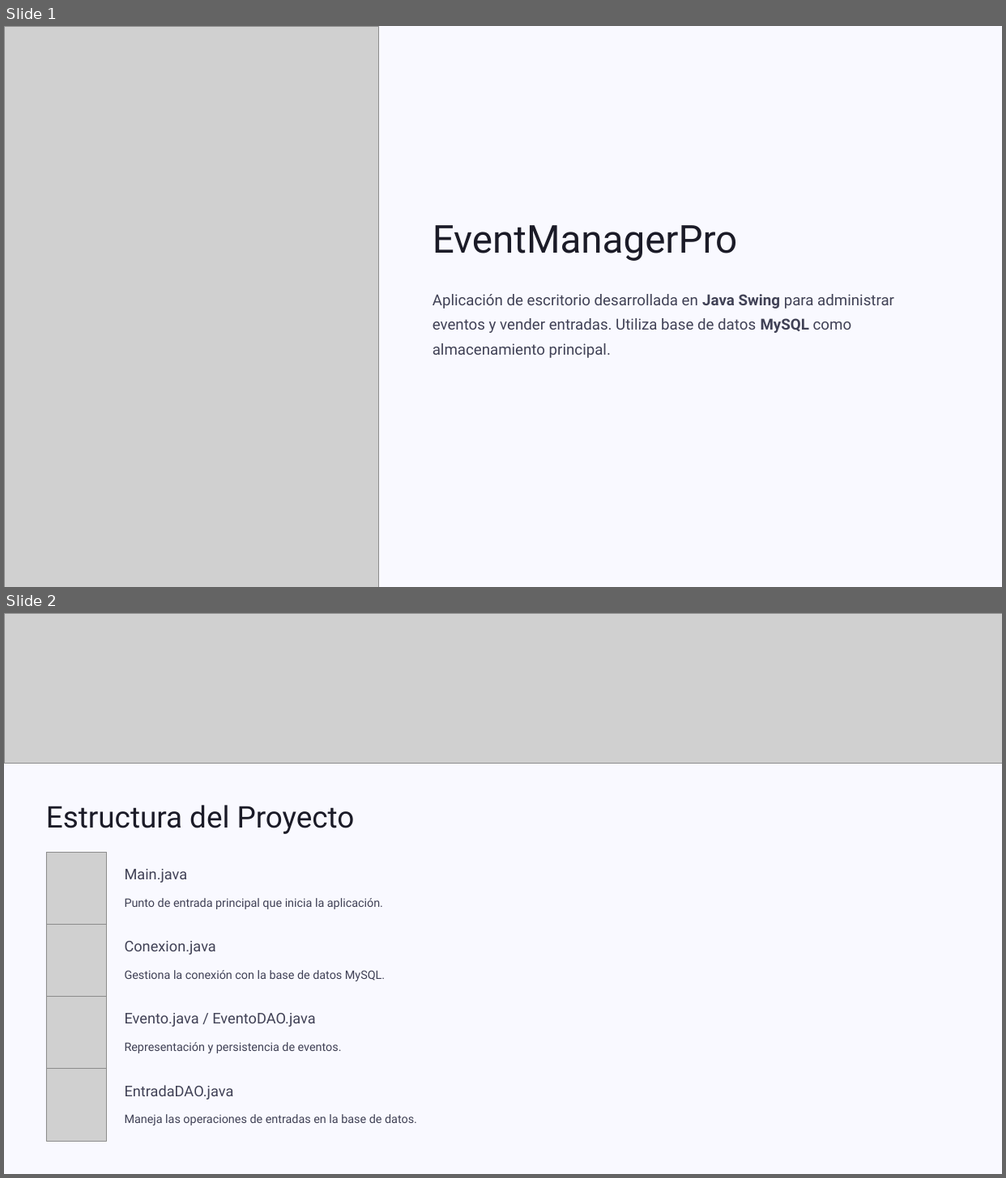
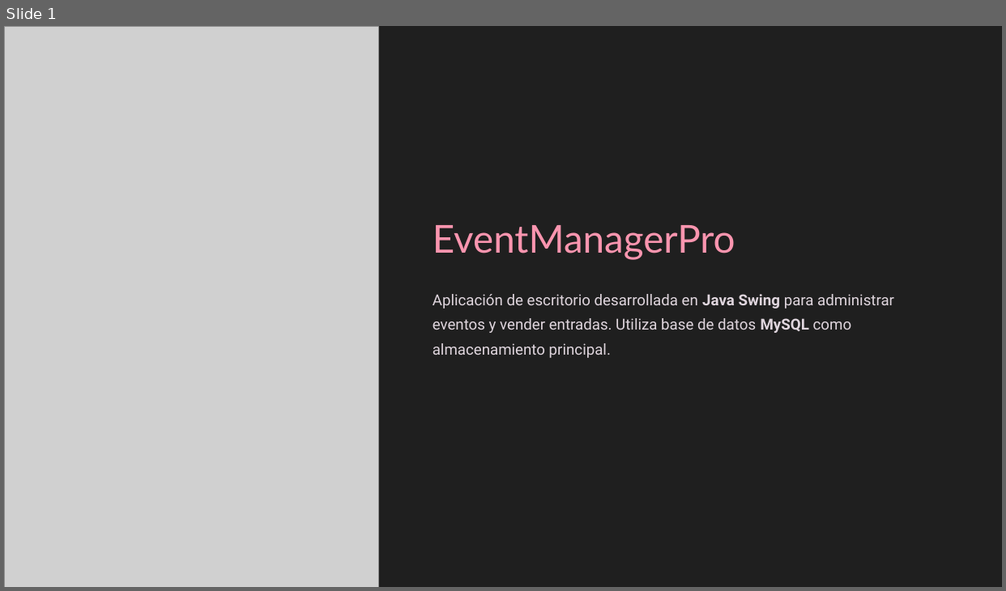
Before and after one commit to aam0101/EventManagerPro, a slide deck: EventManagerPro.pptx. Shown one above the other, each under a label of ours: slides 1 and 2 before the commit, slide 1 after it. The pictures are 1006x1178 and 1006x591 pixels, drawn with LibreOffice and Linux fonts; fonts in the diff are those of the drawing; grey boxes stand for pictures; background and template pictures are left out. Boxes give left, top, right and bottom in pixels: in the first picture for what was removed or moved away, otherwise in the second. Text is boxed around its words. In the diff, an @@ line names an element or a change of style, - is before the commit and + after.

```diff
--- a/EventManagerPro.pptx
+++ b/EventManagerPro.pptx
@@ slide 2 removed at (4,613,1002,1174), background #FFFFFF; not listed: 1 template element that a slide beside it also shows @@
@@ picture removed at (4,613,1002,764) @@
@@ text removed at (46,805,355,834) @@
-Estructura del Proyecto
@@ picture removed at (46,853,106,925) @@
@@ text removed at (125,869,188,883) @@
-Main.java
@@ text removed at (125,898,383,909) @@
-Punto de entrada principal que inicia la aplicación.
@@ picture removed at (46,924,106,997) @@
@@ text removed at (125,941,216,955) @@
-Conexion.java
@@ text removed at (125,970,385,982) @@
-Gestiona la conexión con la base de datos MySQL.
@@ picture removed at (46,997,106,1069) @@
@@ text removed at (125,1013,315,1027) @@
-Evento.java / EventoDAO.java
@@ text removed at (125,1042,342,1054) @@
-Representación y persistencia de eventos.
@@ picture removed at (46,1069,106,1141) @@
@@ text removed at (125,1085,234,1100) @@
-EntradaDAO.java
@@ text removed at (125,1114,417,1126) @@
-Maneja las operaciones de entradas en la base de datos.
@@ slide 1 changed as well @@
@@ rectangle at (4,26,1002,587): fill #F9F9FF to #1F1F1F @@
@@ text "EventManagerPro" at (432,225,735,260): font Roboto to Lato, text colour #1B1B27 to #FA95AF @@
@@ text "Aplicación de escritorio desarrollada en ..." at (432,294,894,358): text colour #404155 to #E0D6DE @@
```
Also in this commit, not shown: 4 other slides changed, 2 slides added.
